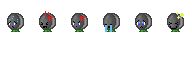
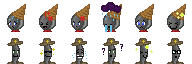
Two versions of the same layered image (192x64). Layer-by-layer changes:
added group "The Sheriff" with 28 layers above "Scooper" over 7, 38, 184, 64
added group "Face 4" (1st of 2, in "The Sheriff") with 4 layers in group "The Sheriff" over 102, 38, 123, 64
moved "Head" (1st of 12, in "The Sheriff" › "Face 4") into group "Face 4", painted on it over 103, 13, 184, 64
added group "Face 5" (1st of 2, in "The Sheriff") with 4 layers in group "The Sheriff" over 135, 38, 153, 64
moved "Head" (2nd of 12, in "The Sheriff" › "Face 5") into group "Face 5", painted on it over 71, 13, 152, 64
added group "Face 3" (1st of 2, in "The Sheriff") with 4 layers in group "The Sheriff" over 71, 38, 88, 64
moved "Head" (3rd of 12, in "The Sheriff" › "Face 3") into group "Face 3", painted on it over 39, 13, 88, 64
added group "Face 2" (1st of 2, in "The Sheriff") with 4 layers in group "The Sheriff" over 39, 38, 56, 64
moved "Head" (4th of 12, in "The Sheriff" › "Face 2") into group "Face 2", painted on it over 39, 13, 120, 64
added group "Face 6" (1st of 2, in "The Sheriff") with 3 layers in group "The Sheriff" over 167, 38, 184, 64
moved "Head" (5th of 12, in "The Sheriff" › "Face 6") into group "Face 6", painted on it over 135, 13, 184, 64
added group "Face 1" (1st of 2, in "The Sheriff") with 3 layers in group "The Sheriff" over 7, 38, 24, 64
added layer "Head" (6th of 12, in "The Sheriff" › "Face 1") in group "Face 1" over 7, 39, 24, 64
added group "Scooper" with 30 layers over 11, 2, 186, 32
moved "Face 6" (2nd of 2, in "Scooper") into group "Scooper" over 171, 4, 186, 32
moved "Face 3" (2nd of 2, in "Scooper") into group "Scooper" over 75, 4, 90, 32
moved "Face 2" (2nd of 2, in "Scooper") into group "Scooper" over 43, 4, 58, 32
moved "Face 4" (2nd of 2, in "Scooper") into group "Scooper" over 75, 2, 122, 32
added layer "Head" (10th of 12, in "Scooper" › "Face 4") in group "Face 4" over 75, 13, 120, 32
…and 29 more changes (25 added, 2 painted, 2 stack)
